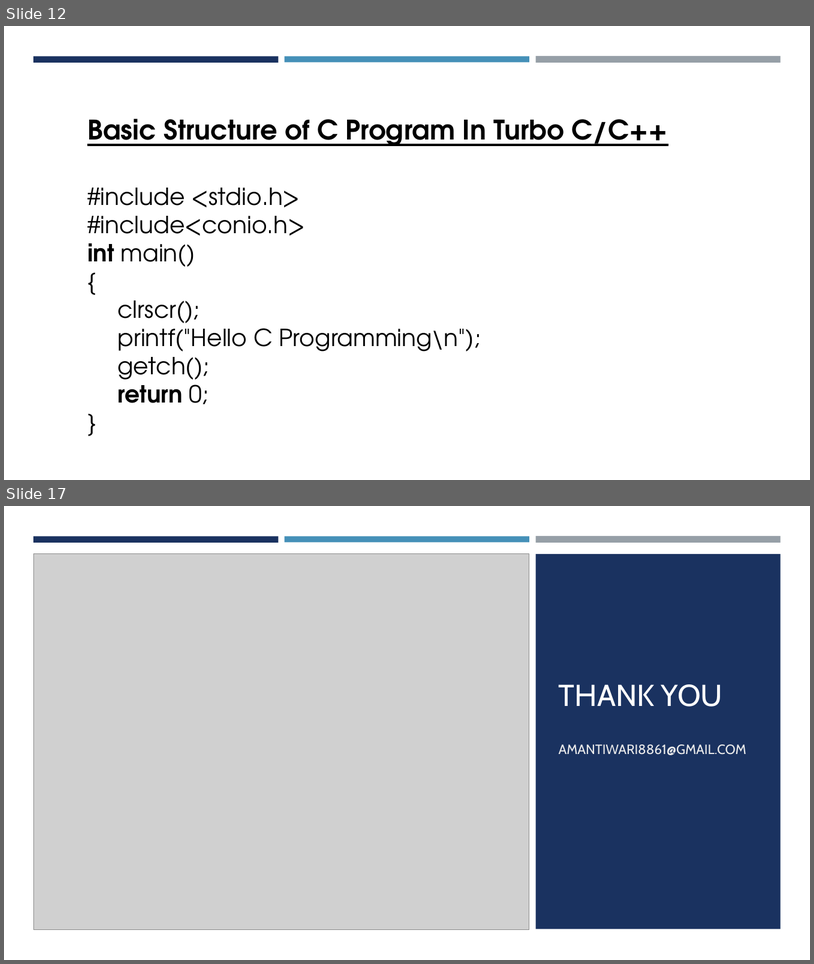
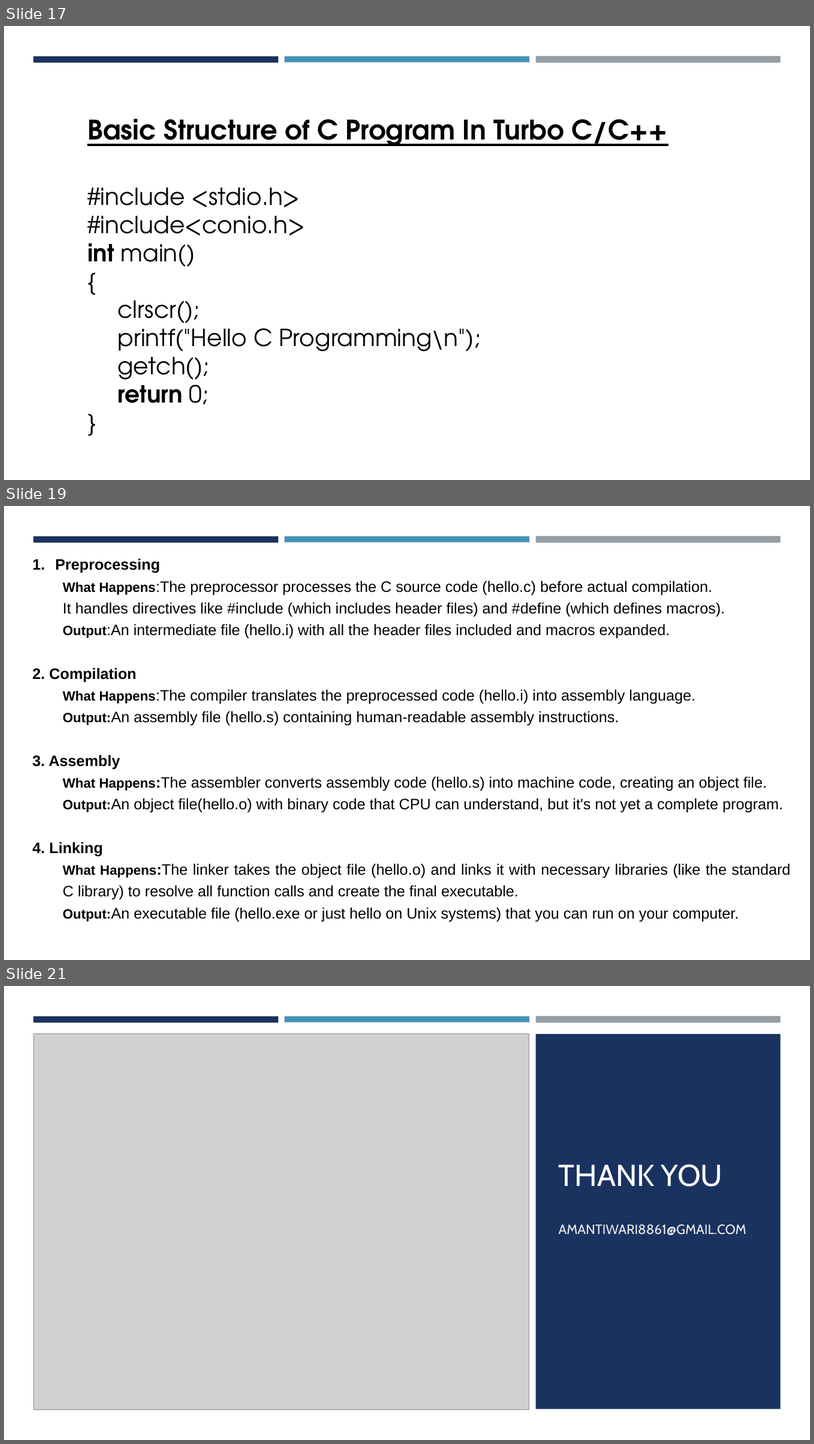
Before and after one commit to amantiwari8861/C_Batch_11_to_12, a slide deck: 01-Introduction_to_C/Notes/C Programming.pptx. Shown one above the other, each under a label of ours: slides 12 and 17 before the commit, slides 17, 19 and 21 after it; the slides between them are not shown. The pictures are 814x964 and 814x1444 pixels, drawn with LibreOffice and Linux fonts; fonts in the diff are those of the drawing; grey boxes stand for pictures. Boxes give left, top, right and bottom in pixels: in the first picture for what was removed or moved away, otherwise in the second. Text is boxed around its words. In the diff, an @@ line names an element or a change of style, - is before the commit and + after.

```diff
--- a/01-Introduction_to_C/Notes/C Programming.pptx
+++ b/01-Introduction_to_C/Notes/C Programming.pptx
@@ slide 19 added at box(4, 506, 810, 960), background #FFFFFF; not listed: 3 template elements that a slide beside it also shows @@
@@ text added at box(32, 558, 791, 921), 18 pt, text #000000 @@
+1. Preprocessing
+  What Happens:The preprocessor processes the C source code (hello.c) before actual compilation.
+  It handles directives like #include (which includes header files) and #define (which defines macros).
+  Output:An intermediate file (hello.i) with all the header files included and macros expanded.
+2. Compilation
+  What Happens:The compiler translates the preprocessed code (hello.i) into assembly language.
+  Output:An assembly file (hello.s) containing human-readable assembly instructions.
+3. Assembly
+  What Happens:The assembler converts assembly code (hello.s) into machine code, creating an object file.
+  Output:An object file(hello.o) with binary code that CPU can understand, but it's not yet a complete program.
+4. Linking
+  What Happens:The linker takes the object file (hello.o) and links it with necessary libraries (like the standard C library) to resolve all function calls and create the final executable.
+  Output:An executable file (hello.exe or just hello on Unix systems) that you can run on your computer.
@@ what was slide 12 is now slide 17 @@
@@ what was slide 17 is now slide 21 @@
```
Also in this commit, not shown: 7 slides changed, 4 other slides added, 1 slide removed, 20 other files.
